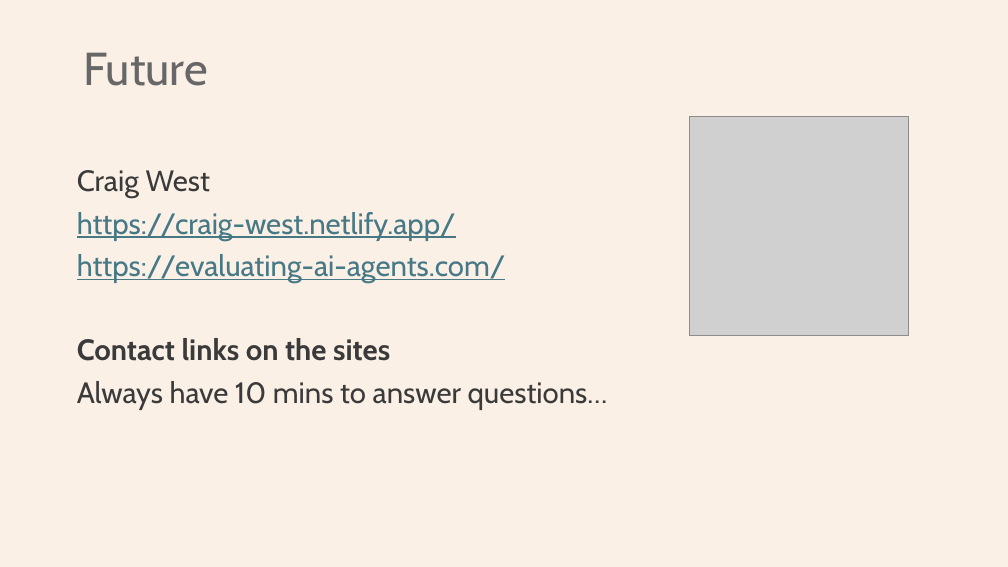
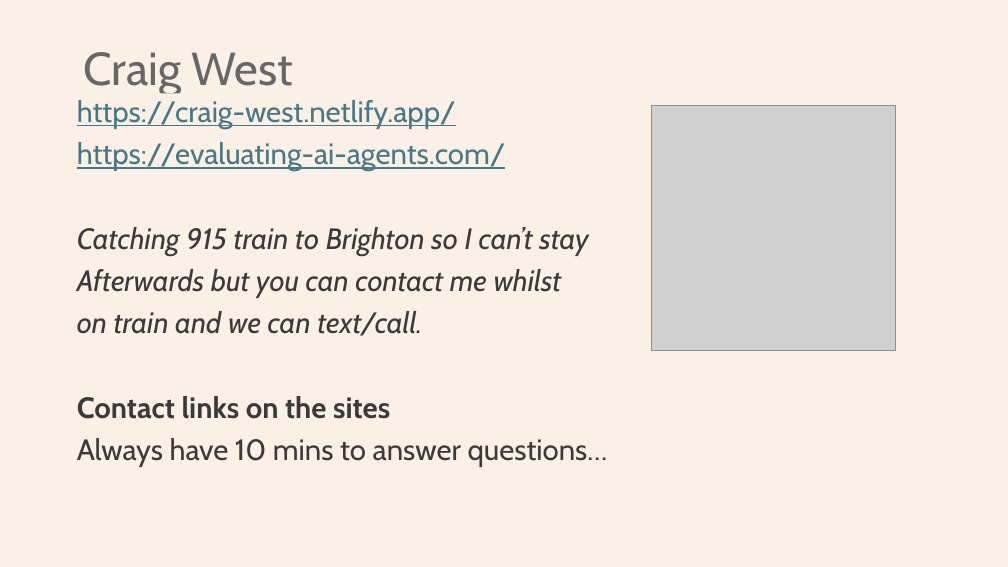
Before and after one commit to Python-Test-Engineer/eval-framework, a slide deck: slide 25 of PYDATA_SOUTHAMPTON_16SEP2025.pptx. Drawn at 1008x567 pixels with LibreOffice and Linux fonts; fonts in the diff are those of the drawing; grey boxes stand for pictures. Boxes give left, top, right and bottom in pixels: in the first picture for what was removed or moved away, otherwise in the second. Text is boxed around its words. In the diff, an @@ line names an element or a change of style, - is before the commit and + after.

```diff
--- a/PYDATA_SOUTHAMPTON_16SEP2025.pptx
+++ b/PYDATA_SOUTHAMPTON_16SEP2025.pptx
@@ title at <box>84,52,293,94</box>: text changed @@
-Future
+Craig West
@@ text "https://craig-west.netlify.app/": place and size @@
-text "https://craig-west.netlify.app/" at <box>77,170,608,410</box>
+text "https://craig-west.netlify.app/" at <box>77,100,608,467</box>
@@ picture: place and size @@
-picture at <box>690,117,908,336</box>
+picture at <box>651,105,896,350</box>
@@ text at <box>77,170,210,198</box>: paragraph removed @@
-Craig West
@@ text at <box>77,227,588,336</box>: paragraphs added @@
+Catching 915 train to Brighton so I can’t stay
+Afterwards but you can contact me whilst
+on train and we can text/call.
```
Also in this commit, not shown: 1 other file.
